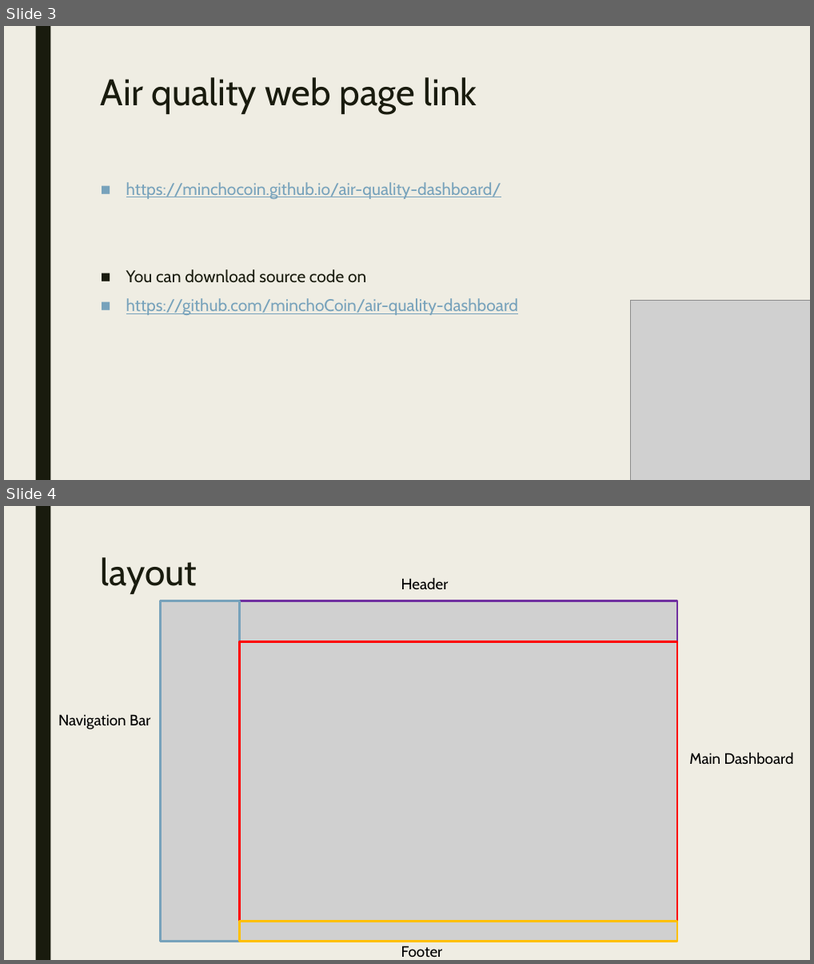
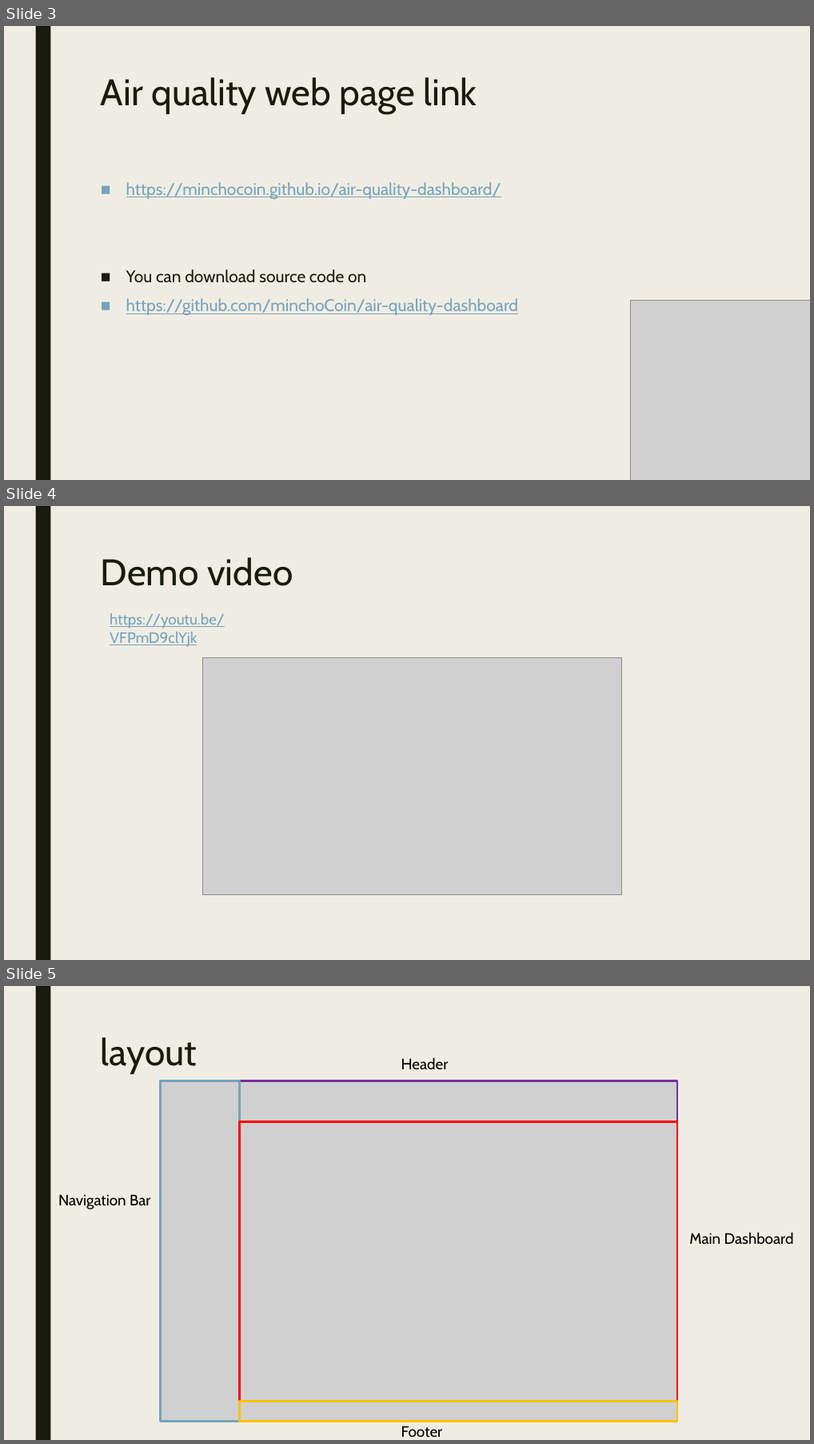
Before and after one commit to minchoCoin/air-quality-dashboard, a slide deck: presentation.pptx. Shown one above the other, each under a label of ours: slides 3 and 4 before the commit, slides 3, 4 and 5 after it. The pictures are 814x964 and 814x1444 pixels, drawn with LibreOffice and Linux fonts; fonts in the diff are those of the drawing; grey boxes stand for pictures. Boxes give left, top, right and bottom in pixels: in the first picture for what was removed or moved away, otherwise in the second. Text is boxed around its words. In the diff, an @@ line names an element or a change of style, - is before the commit and + after.

Commit message:
add video

```diff
--- a/presentation.pptx
+++ b/presentation.pptx
@@ slide 4 added at [4, 506, 810, 960], background #EFEDE3; not listed: 1 template element that a slide beside it also shows @@
@@ title added at [101, 557, 293, 586], 44 pt, text #191B0E @@
+Demo video
@@ text added at [110, 613, 225, 647], 18 pt, text #77A2BB, underline @@
+https://youtu.be/VFPmD9clYjk
@@ picture added at [202, 657, 622, 894] @@
@@ what was slide 4 is now slide 5 @@
```
Also in this commit, not shown: 4 slides changed, 3 other slides added, 1 slide removed, 1 other file.
